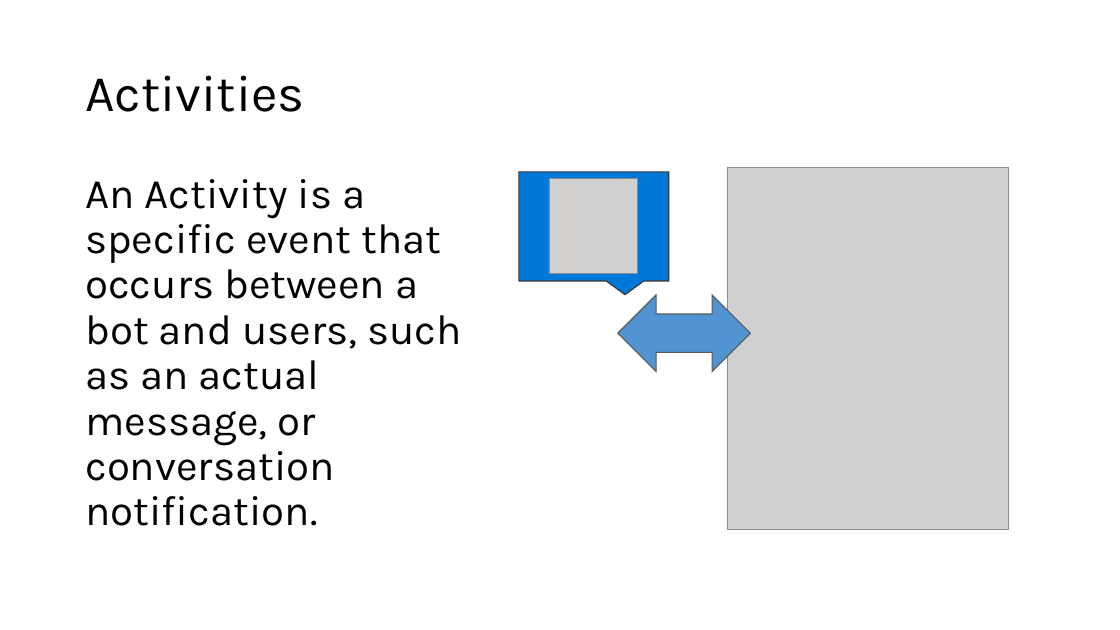
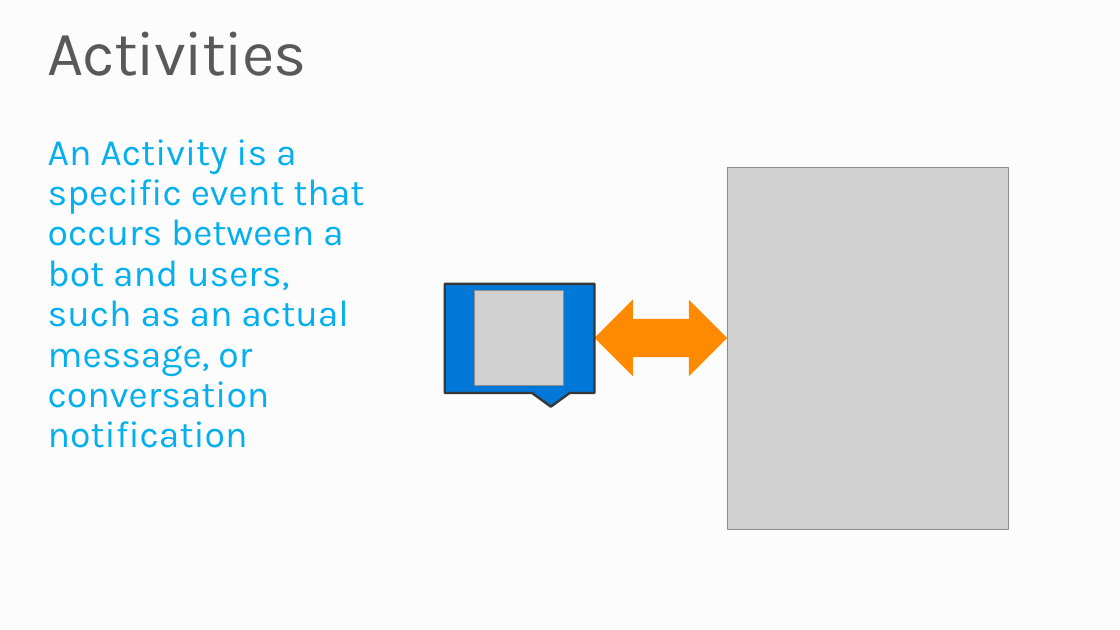
Before and after one commit to MSRConnections/Azure-training-course, a slide deck: slide 7 of Content/Bots (Draft)/Microsoft Bot Framework.pptx. Drawn at 1120x630 pixels with LibreOffice and Linux fonts; fonts in the diff are those of the drawing; grey boxes stand for pictures; background and template pictures are left out. Boxes give left, top, right and bottom in pixels: in the first picture for what was removed or moved away, otherwise in the second. Text is boxed around its words. In the diff, an @@ line names an element or a change of style, - is before the commit and + after.

```diff
--- a/Content/Bots (Draft)/Microsoft Bot Framework.pptx
+++ b/Content/Bots (Draft)/Microsoft Bot Framework.pptx
@@ background #FFFFFF to #FCFCFC @@
@@ title "Activities": place and size @@
-title "Activities" at bbox=[85, 75, 304, 112]
+title "Activities" at bbox=[48, 31, 307, 76]
@@ title "Activities" at bbox=[48, 31, 307, 76]: size 44 to 54 pt, text colour #000000 to #595959, letter spacing 0 to -1 pt; vertical alignment middle to top @@
@@ text at bbox=[48, 139, 364, 448]: text changed; size 36 to 32 pt; text colour #000000 to #03AFEF @@
-An Activity is a specific event that occurs between a bot and users, such as an actual message, or conversation notification.
+An Activity is a specific event that occurs between a bot and users, such as an actual message, or conversation notification
@@ speech box removed at bbox=[519, 172, 669, 281] @@
@@ speech box added at bbox=[444, 284, 594, 393], fill #0078D7, outline #373737 2 pt @@
@@ picture: place and size @@
-picture at bbox=[549, 178, 638, 273]
+picture at bbox=[475, 291, 563, 386]
@@ left right arrow: place and size @@
-left right arrow at bbox=[618, 295, 751, 371]
+left right arrow at bbox=[595, 300, 728, 376]
@@ left right arrow at bbox=[595, 300, 728, 376]: fill #5095D1 to #FF8A00; outline #595959 1 pt to none @@
```
Also in this commit, not shown: 14 other slides changed.
